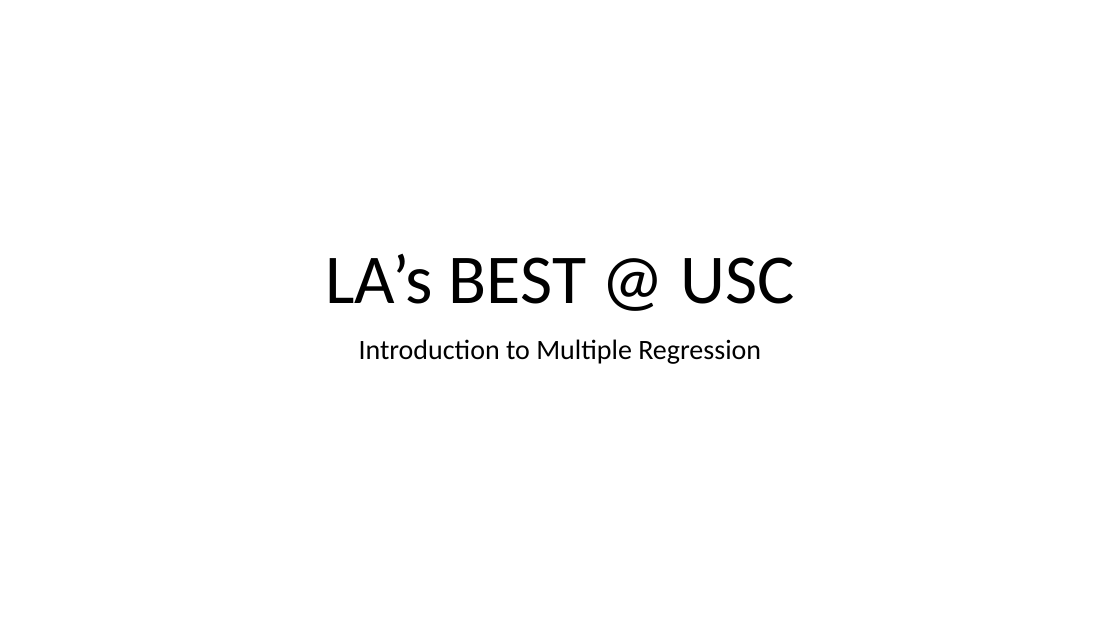
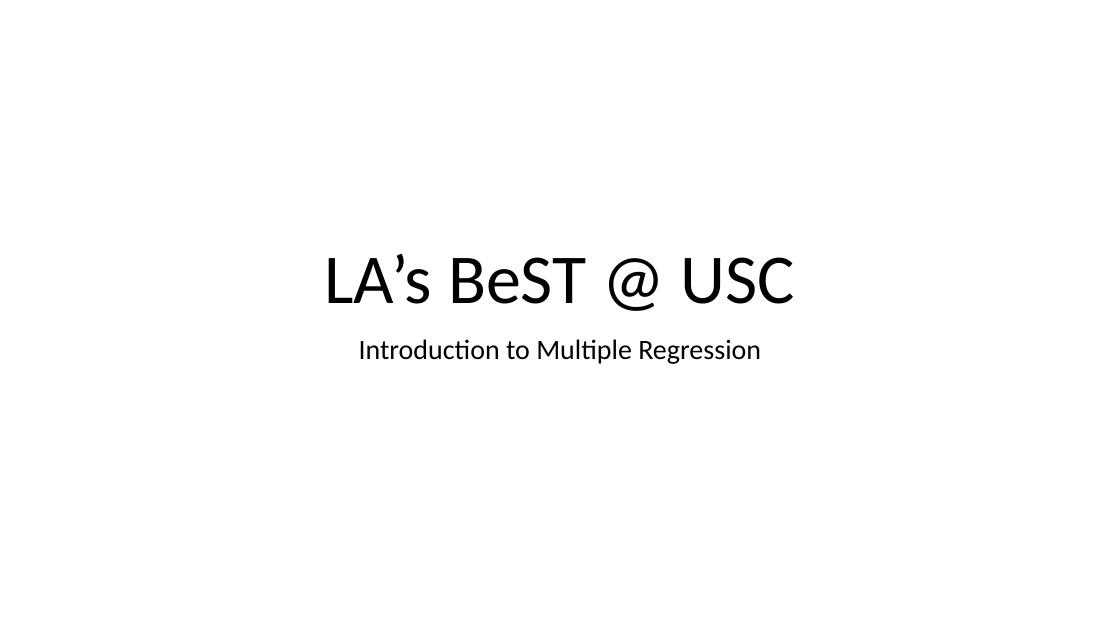
Before and after one commit to USCbiostats/LAsBEST, a slide deck: slide 1 of google-drive/week02/4Thurs/1_Week2_MultipleRegression.pptx. Drawn at 1120x630 pixels with LibreOffice and Linux fonts; fonts in the diff are those of the drawing; background and template pictures are left out. Boxes give left, top, right and bottom in pixels: in the first picture for what was removed or moved away, otherwise in the second. Text is boxed around its words. In the diff, an @@ line names an element or a change of style, - is before the commit and + after.

```diff
--- a/google-drive/week02/4Thurs/1_Week2_MultipleRegression.pptx
+++ b/google-drive/week02/4Thurs/1_Week2_MultipleRegression.pptx
@@ title at (324, 253, 795, 304): text changed @@
-LA’s BEST @ USC
+LA’s BeST @ USC
```
Also in this commit, not shown: 3 other slides changed, 1 slide added, 1 other file.
